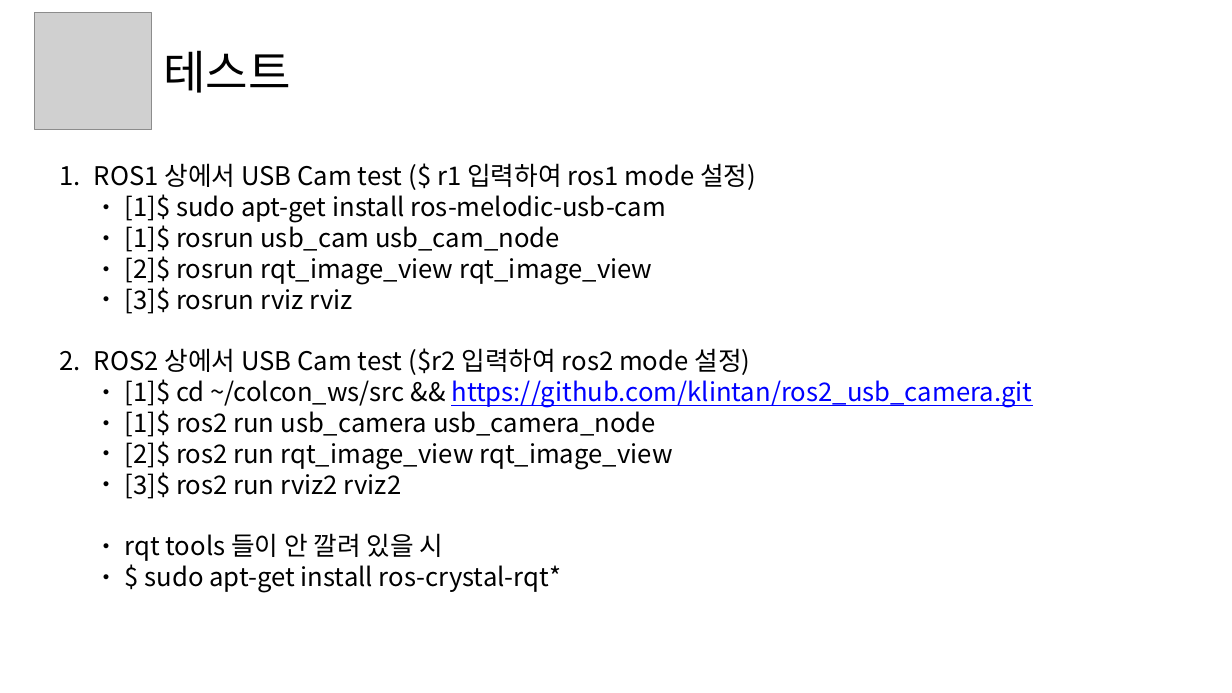
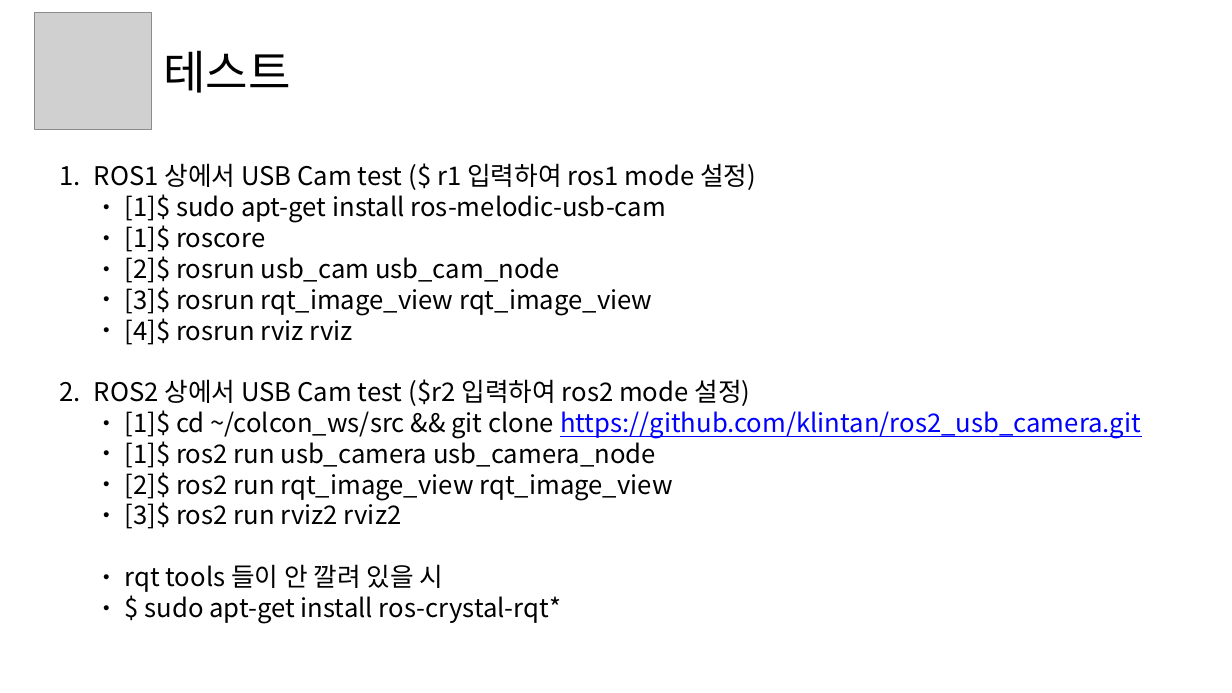
Before and after one commit to jeongam5785/documents, a slide deck: slide 4 of auturbo_2019_spring/auturbo_2019_spring_week1/auturbo_2019_spring_week1_dev_settings.pptx. Drawn at 1232x693 pixels with LibreOffice and Linux fonts; fonts in the diff are those of the drawing; grey boxes stand for pictures. Boxes give left, top, right and bottom in pixels: in the first picture for what was removed or moved away, otherwise in the second. Text is boxed around its words. In the diff, an @@ line names an element or a change of style, - is before the commit and + after.

```diff
--- a/auturbo_2019_spring/auturbo_2019_spring_week1/auturbo_2019_spring_week1_dev_settings.pptx
+++ b/auturbo_2019_spring/auturbo_2019_spring_week1/auturbo_2019_spring_week1_dev_settings.pptx
@@ text at <box>125,221,652,345</box>: text changed @@
-    ● [1]$ rosrun usb_cam usb_cam_node
-    ● [2]$ rosrun rqt_image_view rqt_image_view
-    ● [3]$ rosrun rviz rviz
+    ● [1]$ roscore
+    ● [2]$ rosrun usb_cam usb_cam_node
+    ● [3]$ rosrun rqt_image_view rqt_image_view
+    ● [4]$ rosrun rviz rviz
@@ text at <box>125,410,1141,439</box>: text changed @@
-    ● [1]$ cd ~/colcon_ws/src && https://github.com/klintan/ros2_usb_camera.git
+    ● [1]$ cd ~/colcon_ws/src && git clone https://github.com/klintan/ros2_usb_camera.git
```
Also in this commit, not shown: 1 other slide changed, 1 other file.
